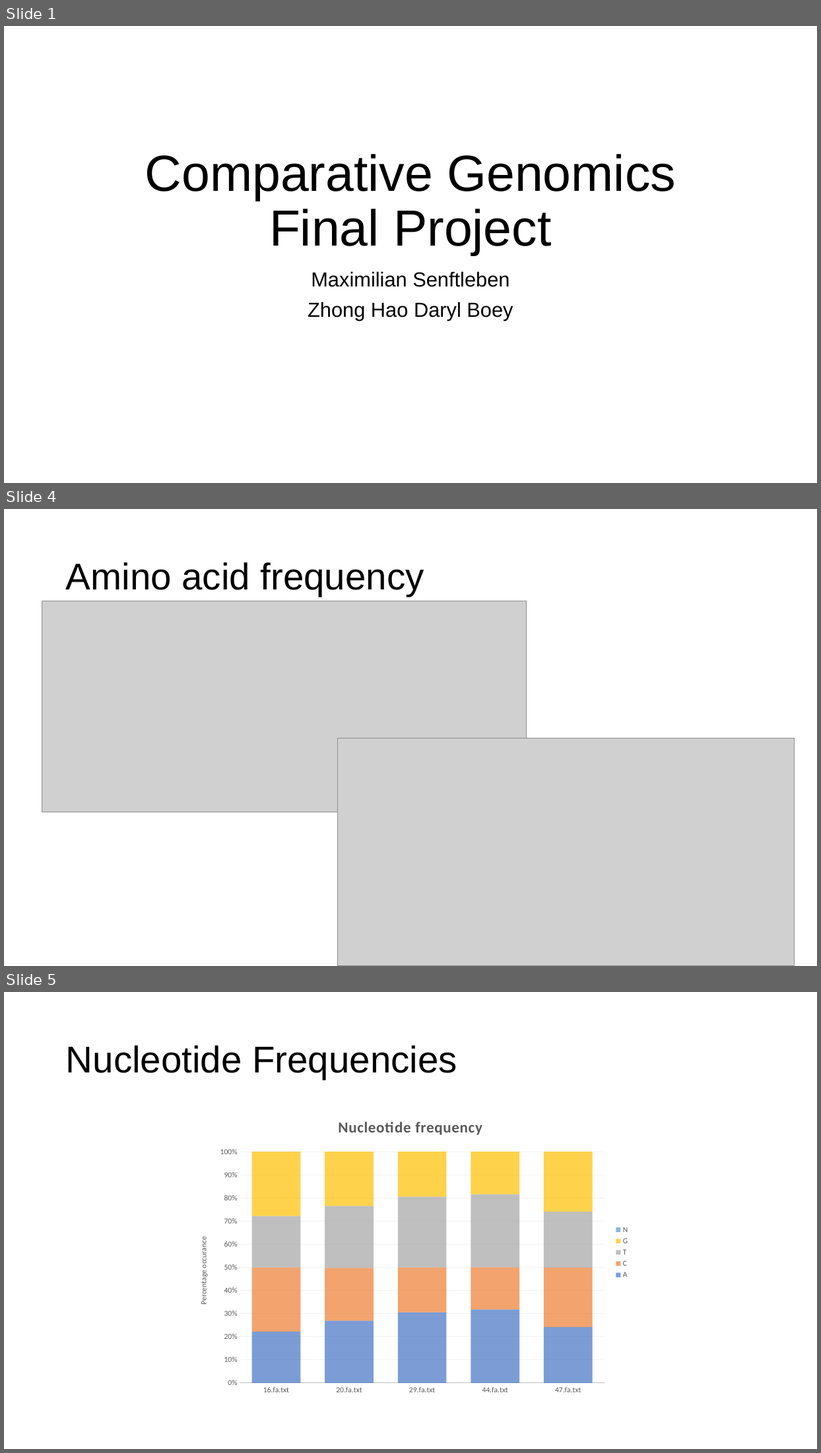
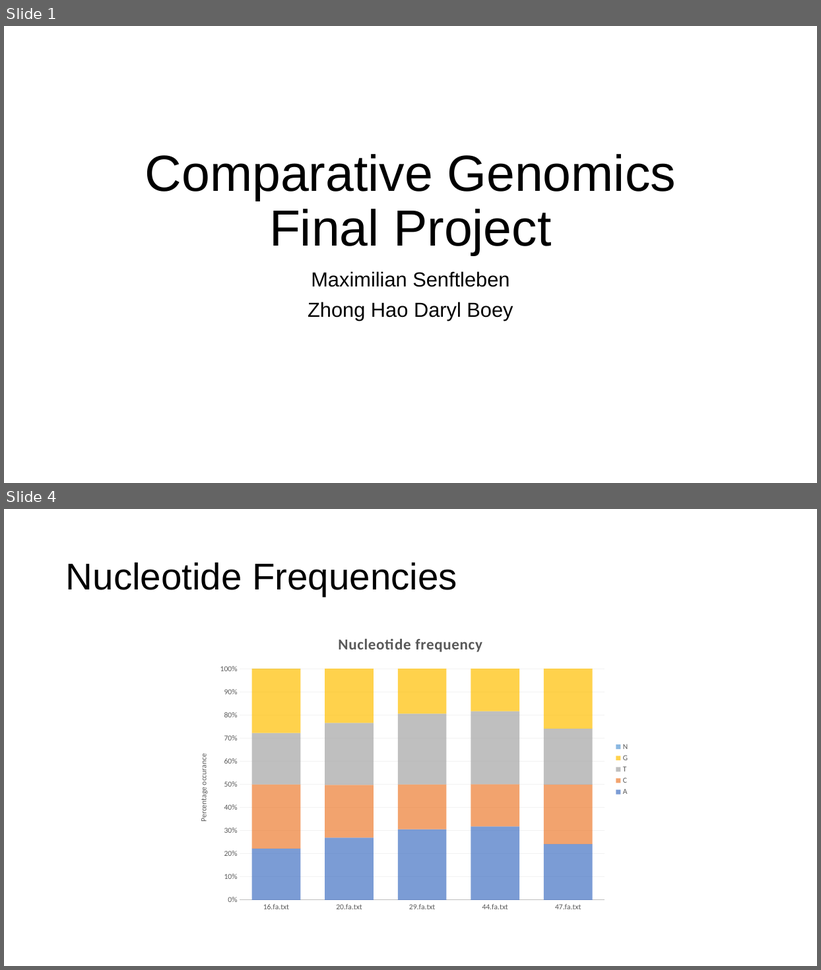
Before and after one commit to maxsenh/comgen, a slide deck: final_project/final_presentation.pptx. Shown one above the other, each under a label of ours: slides 1, 4 and 5 before the commit, slides 1 and 4 after it; the slides between them are not shown. The pictures are 821x1453 and 821x970 pixels, drawn with LibreOffice and Linux fonts; fonts in the diff are those of the drawing; grey boxes stand for pictures. Boxes give left, top, right and bottom in pixels: in the first picture for what was removed or moved away, otherwise in the second. Text is boxed around its words. In the diff, an @@ line names an element or a change of style, - is before the commit and + after.

```diff
--- a/final_project/final_presentation.pptx
+++ b/final_project/final_presentation.pptx
@@ slide 4 removed at bbox=[4, 509, 817, 966], background #FFFFFF @@
@@ title removed at bbox=[66, 562, 424, 596] @@
-Amino acid frequency
@@ picture removed at bbox=[42, 601, 527, 813] @@
@@ picture removed at bbox=[338, 739, 795, 966] @@
@@ what was slide 5 is now slide 4 @@
```
Also in this commit, not shown: 4 slides changed, 1 slide added, 1 other slide removed, 1 other file.
